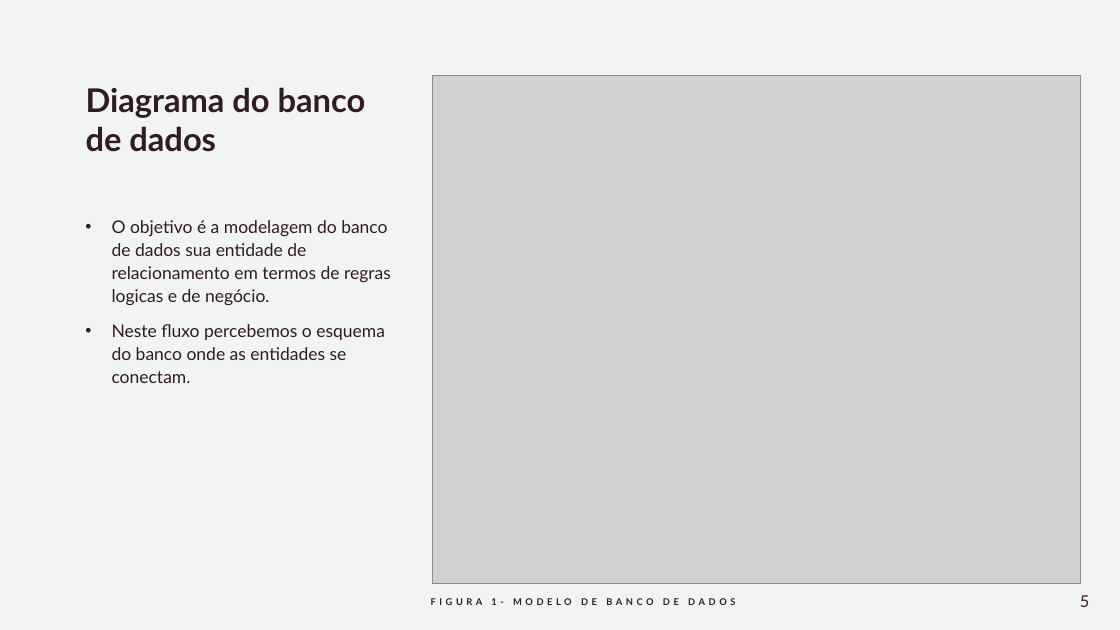
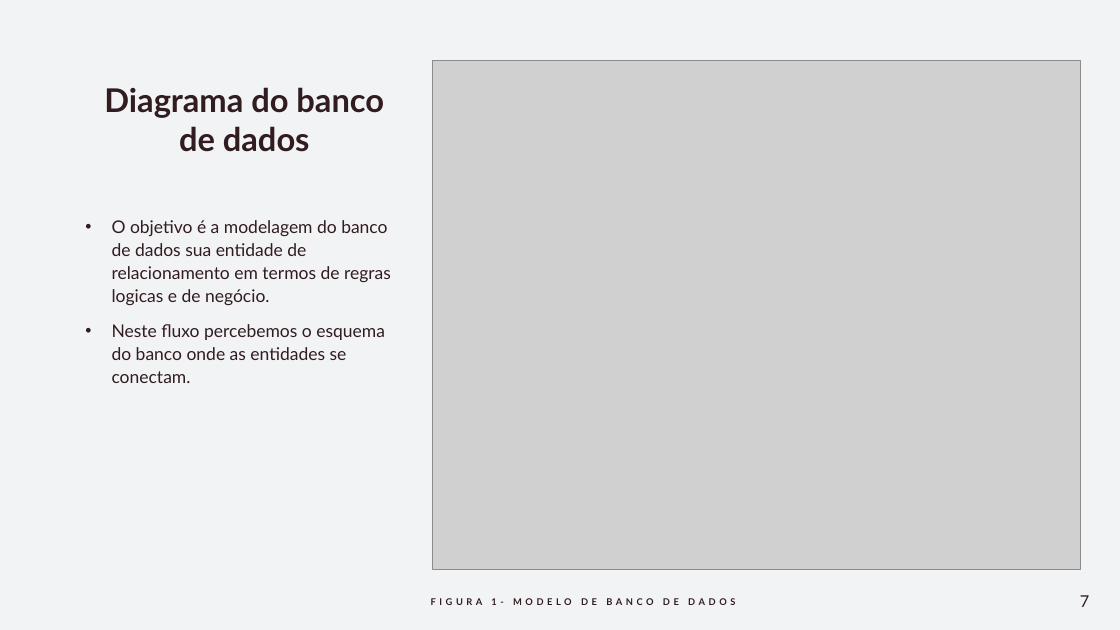
Before and after one commit to eder-ferreira/academia, a slide deck: slide 7 of Documentos/Apresentação -Gestão de Academia.pptx (slide 5 before the commit). Drawn at 1120x630 pixels with LibreOffice and Linux fonts; fonts in the diff are those of the drawing; grey boxes stand for pictures. Boxes give left, top, right and bottom in pixels: in the first picture for what was removed or moved away, otherwise in the second. Text is boxed around its words. In the diff, an @@ line names an element or a change of style, - is before the commit and + after.

```diff
--- a/Documentos/Apresentação -Gestão de Academia.pptx
+++ b/Documentos/Apresentação -Gestão de Academia.pptx
@@ title "Diagrama do banco de dados" at (104, 87, 384, 152): alignment left to centre @@
@@ picture: place and size @@
-picture at (433, 76, 1081, 584)
+picture at (433, 60, 1081, 569)
@@ page number at (1080, 595, 1089, 607): text changed @@
-5
+7
```
Also in this commit, not shown: 2 other slides changed, 2 slides added.
